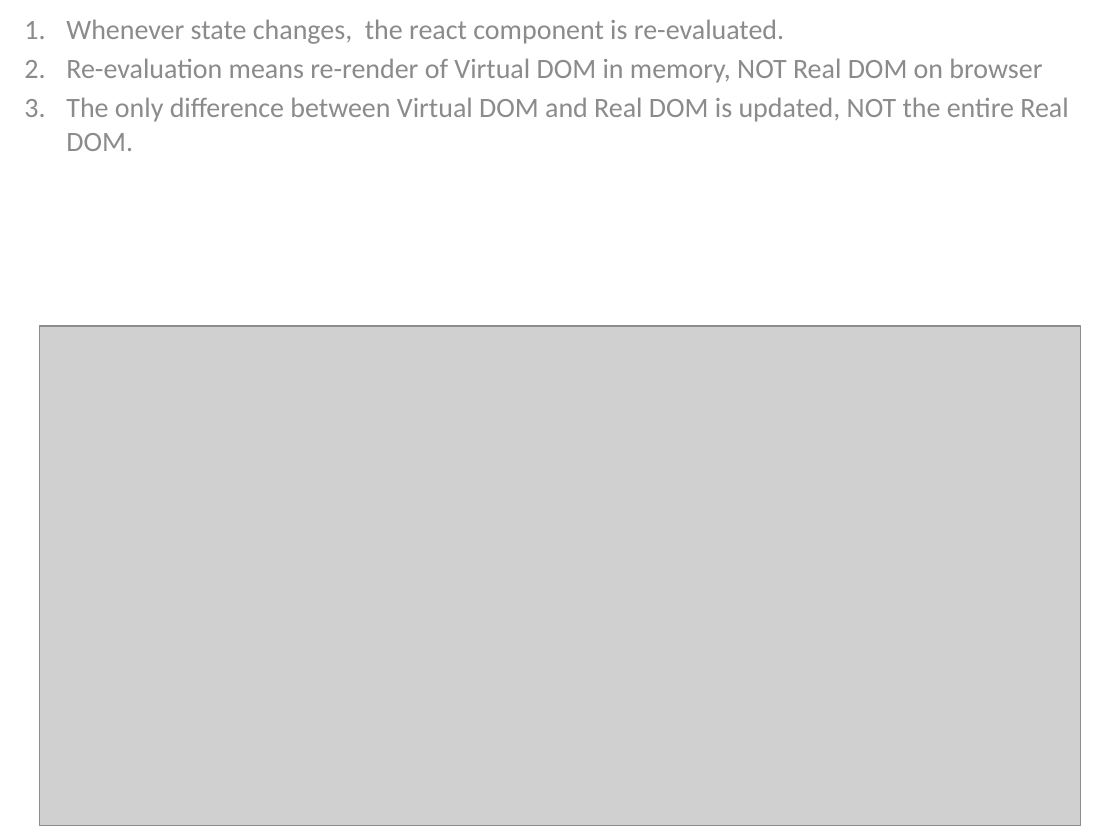
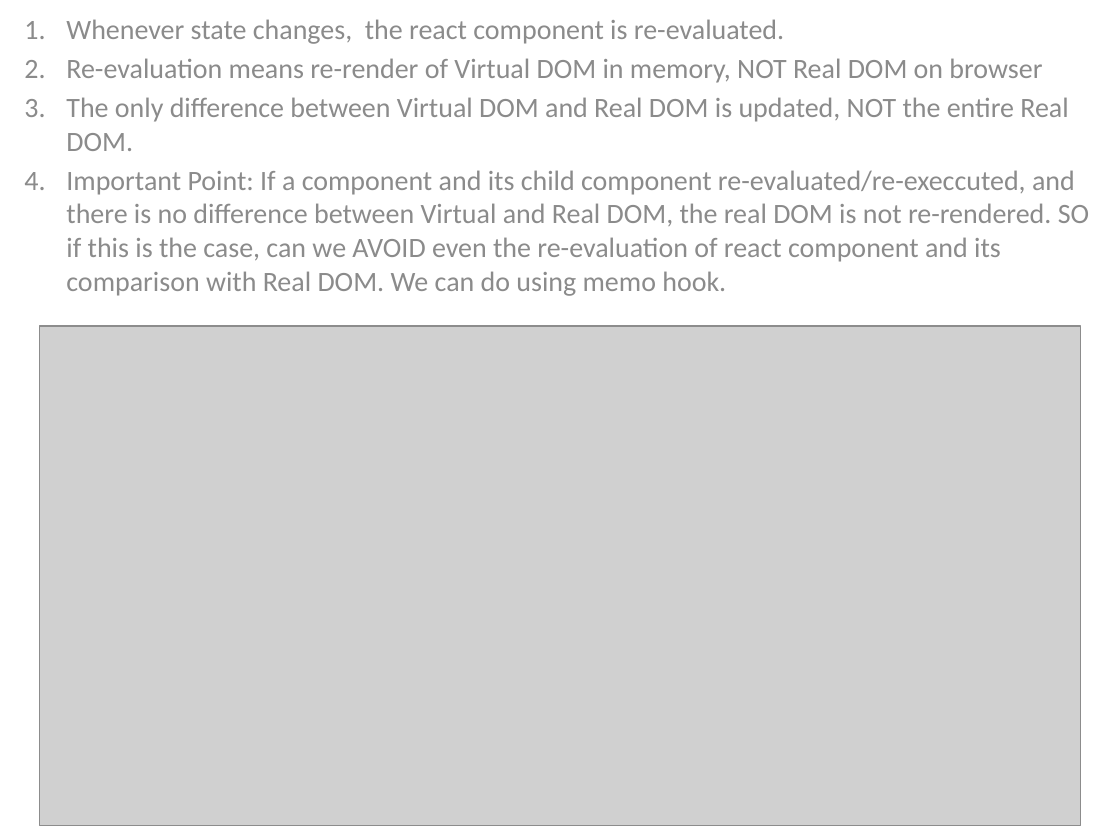
Before and after one commit to mdzaidkhan855/React_Proacademy, a slide deck: slide 5 of Architecture.pptx. Drawn at 1120x840 pixels with LibreOffice and Linux fonts; fonts in the diff are those of the drawing; grey boxes stand for pictures. Boxes give left, top, right and bottom in pixels: in the first picture for what was removed or moved away, otherwise in the second. Text is boxed around its words. In the diff, an @@ line names an element or a change of style, - is before the commit and + after.

```diff
--- a/Architecture.pptx
+++ b/Architecture.pptx
@@ subtitle at <box>66,170,1089,296</box>: paragraph added @@
+4. Important Point: If a component and its child component re-evaluated/re-execcuted, and there is no difference between Virtual and Real DOM, the real DOM is not re-rendered. SO if this is the case, can we AVOID even the re-evaluation of react component and its comparison with Real DOM. We can do using memo hook.
```
Also in this commit, not shown: 1 slide added, 23 other files.
